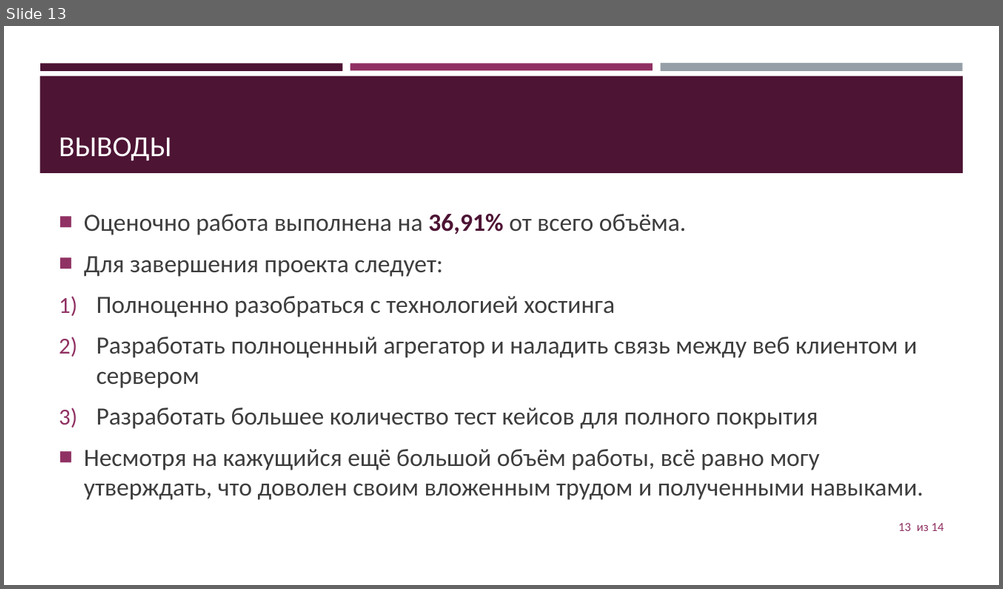
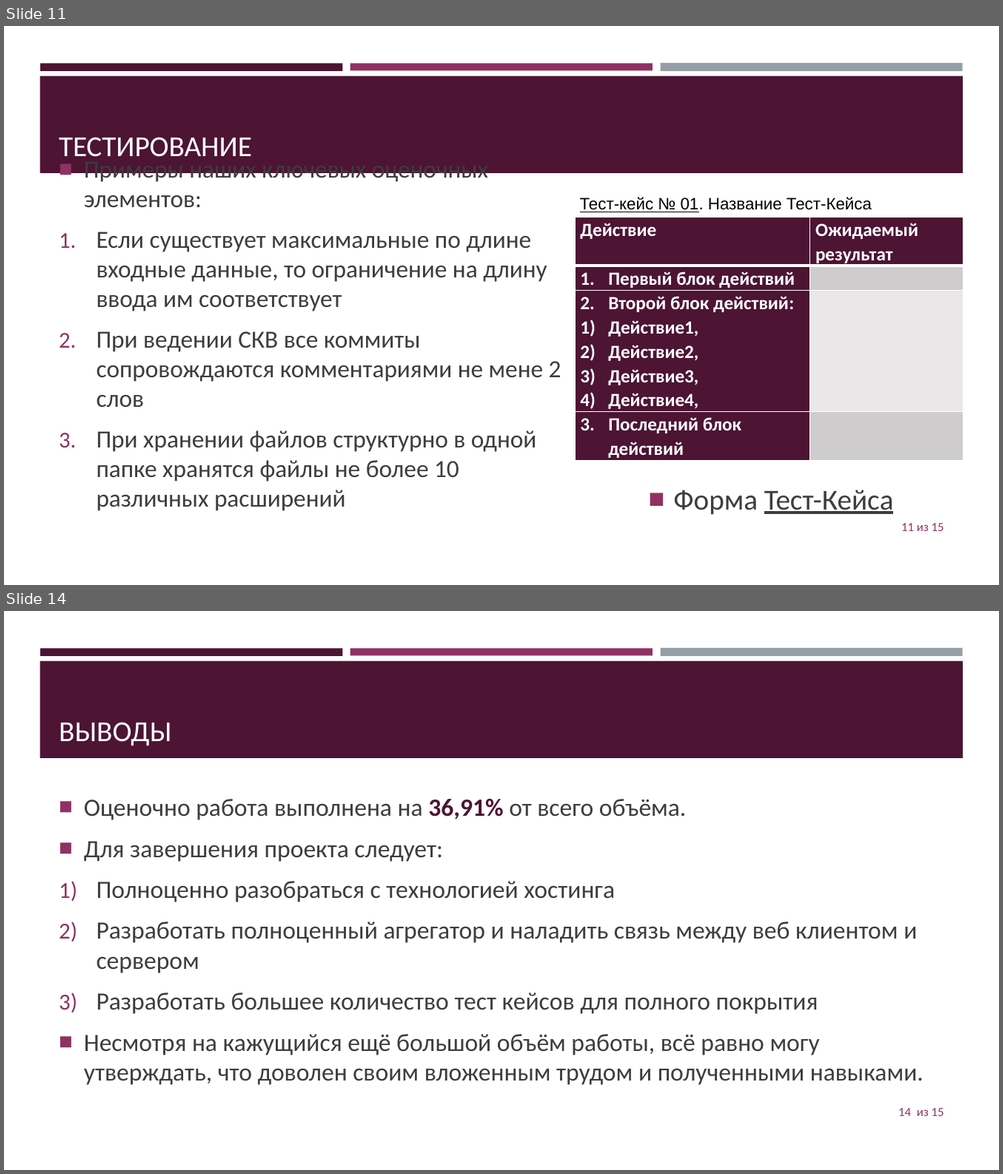
Before and after one commit to jecsonM/MDKmyWORKasAstudent, a slide deck: Сайт для компании «Кисловодск-строй».pptx. Shown one above the other, each under a label of ours: slide 13 before the commit, slides 11 and 14 after it; the slides between them are not shown. The pictures are 1003x589 and 1003x1174 pixels, drawn with LibreOffice and Linux fonts; fonts in the diff are those of the drawing. Boxes give left, top, right and bottom in pixels: in the first picture for what was removed or moved away, otherwise in the second. Text is boxed around its words. In the diff, an @@ line names an element or a change of style, - is before the commit and + after.

```diff
--- a/Сайт для компании «Кисловодск-строй».pptx
+++ b/Сайт для компании «Кисловодск-строй».pptx
@@ slide 11 added at box(4, 26, 999, 585), background #FFFFFF; not listed: 4 template elements that a slide beside it also shows @@
@@ title added at box(59, 137, 252, 164), 28 pt, text #FFFFFF @@
+ТЕСТИРОВАНИЕ
@@ text added at box(84, 195, 561, 511), 23.8 pt, text #3D3D3D @@
+■ Примеры наших ключевых оценочных элементов:
+1. Если существует максимальные по длине входные данные, то ограничение на длину ввода им соответствует
+2. При ведении СКВ все коммиты сопровождаются комментариями не мене 2 слов
+3. При хранении файлов структурно в одной папке хранятся файлы не более 10 различных расширений
@@ text added at box(580, 197, 871, 212), 16 pt, text #000000 @@
+Тест-кейс № 01. Название Тест-Кейса
@@ table added at box(575, 217, 963, 461), 4 rows, 2 columns @@
+Действие | Ожидаемый результат
+Первый блок действий | 
+Второй блок действий: / Действие1, / Действие2, / Действие3, / Действие4, | 
+Последний блок действий | 
@@ text added at box(673, 490, 893, 515), 28 pt, text #3D3D3D, underline @@
+■ Форма Тест-Кейса
@@ page number added at box(901, 523, 944, 531), 12 pt, text #903163 @@
+11 из 15
@@ what was slide 13 is now slide 14 @@
@@ page number at box(898, 1108, 944, 1116): text changed @@
-13 из 14
+14 из 15
```
Also in this commit, not shown: 5 slides changed, 1 other slide added, 1 slide removed, 4 other files.
